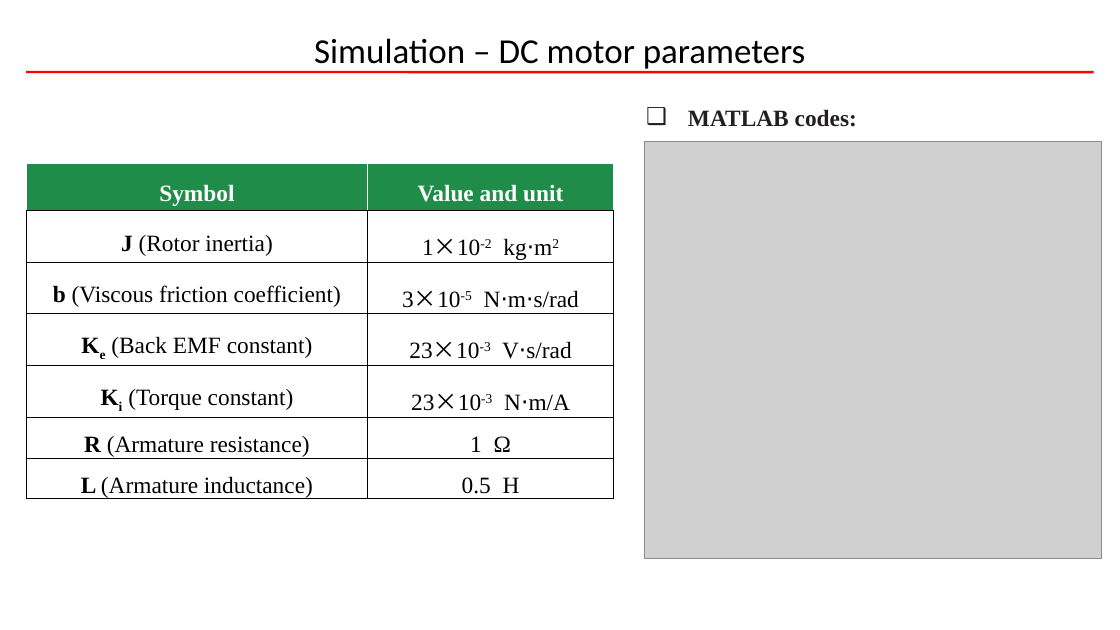
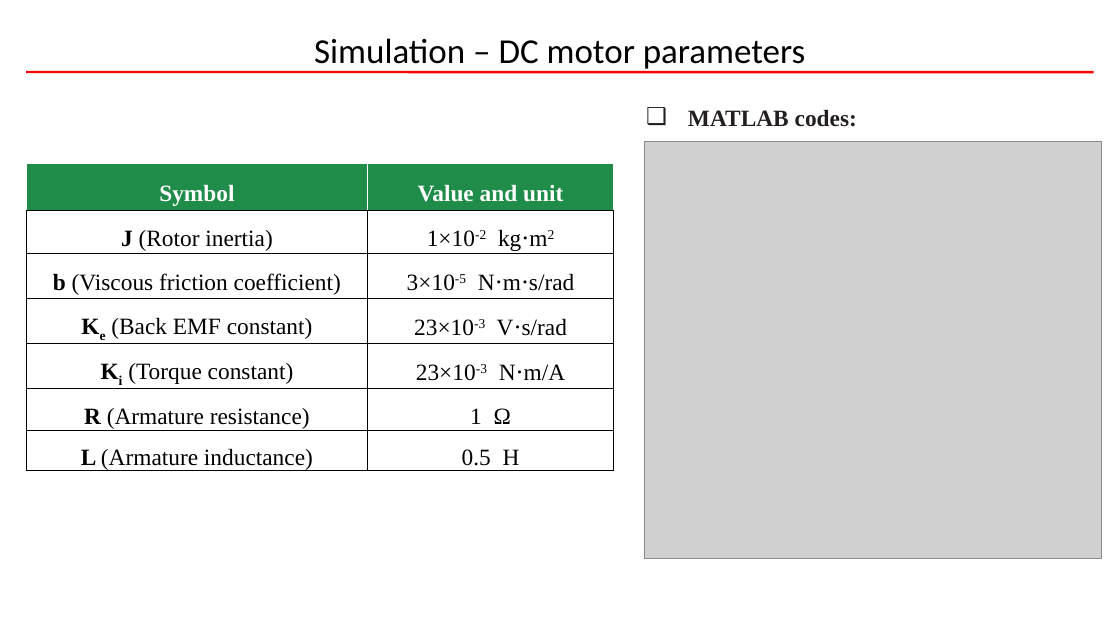
Before and after one commit to reenor/UOU-WA1194-Linear-System-Control, a slide deck: slide 12 of Exercises/20245360_CHUNG_QUANG_KHANH_Term_Project/20245360_CHUNG_QUANG_KHANH_Optimal_Control.pptx. Drawn at 1120x630 pixels with LibreOffice and Linux fonts; fonts in the diff are those of the drawing; grey boxes stand for pictures; background and template pictures are left out. Boxes give left, top, right and bottom in pixels: in the first picture for what was removed or moved away, otherwise in the second. Text is boxed around its words. In the diff, an @@ line names an element or a change of style, - is before the commit and + after.

```diff
--- a/Exercises/20245360_CHUNG_QUANG_KHANH_Term_Project/20245360_CHUNG_QUANG_KHANH_Optimal_Control.pptx
+++ b/Exercises/20245360_CHUNG_QUANG_KHANH_Term_Project/20245360_CHUNG_QUANG_KHANH_Optimal_Control.pptx
@@ table at <box>26,163,614,474</box> @@
@@ font Noto Sans CJK KR to Times New Roman in "1×10-2 kg⋅m2", "3×10-5 N⋅m⋅s/rad", "23×10-3 V⋅s/rad", "23×10-3 N⋅m/A" @@
```
Also in this commit, not shown: 2 other slides changed, 4 slides added, 1 slide removed, 1 other file.
